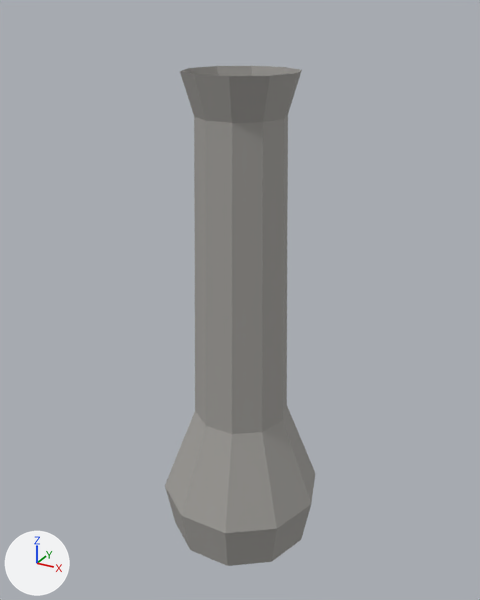
Renders of the FBX model Assets/Capital/Resources/Models/pestle.fbx from each side of a commit.
Before and after are seen from a 50 mm lens placed at (0.153, -0.28, 0.296), pointed at (-0.003, 0.004, 0.154). Arrows for +X, +Y and +Z are at lower left; the lights stay in place. The first picture is the older version. Where no turn or scale is listed for an object, it has been applied to the vertices. Vertices at exactly the same position are counted once.

The first picture shows 'Pestle'.
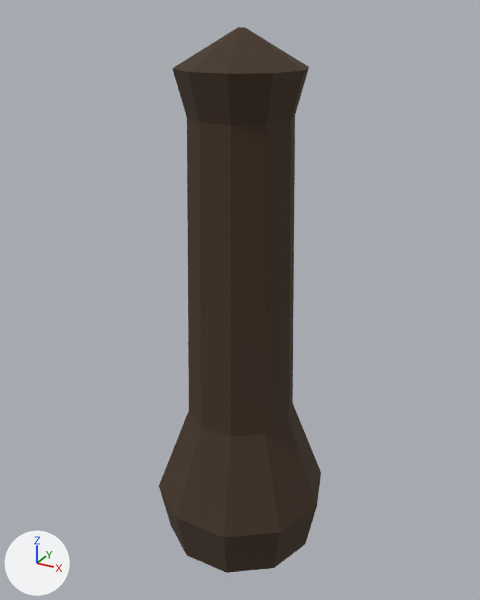
Pixel boxes [x1, y1, x2, y2] of what changed, in the pictures (480 x 600 px):
```json
{"object": "Pestle", "change": "reshaped", "before": [165, 66, 315, 566], "after": [159, 27, 321, 573], "on screen": "8% wider, 9% taller"}
{"part": 1, "of": "me_pestle", "change": "added", "after": [159, 27, 321, 573], "on screen": "brown"}
```

The change, as JSON lines over the scene's bpy script:
```json
{"op": "add", "block": "mat_ink", "code": ["mat_ink = principled_material('Ink')", "mat_ink.base_color = (0.06, 0.035, 0.02)  # brown #453527", "mat_ink.roughness = 1.0"]}
{"block": "me_pestle", "where": "# used by ob_pestle; location = (0.0, 0.0, 0.0)"}
{"op": "remove", "block": "me_pestle", "code": "me_pestle.from_pydata(...)  # 52 vertices, 40 faces; spans x -0.045..0.045, y -0.043..0.043, z 0.0..0.285"}
{"op": "add", "block": "me_pestle", "code": "me_pestle.from_pydata(...)  # 122 vertices, 101 faces; spans x -0.048..0.048, y -0.046..0.046, z -0.003..0.288"}
{"block": "me_pestle", "change": "me_pestle part 1: a new loose piece of 70 vertices spanning x -0.048..0.048, y -0.046..0.046, z -0.003..0.288, in mat_ink (brown #453527)"}
{"op": "add", "block": "me_pestle", "code": "me_pestle.materials.append(mat_ink)  # brown #453527"}
```
